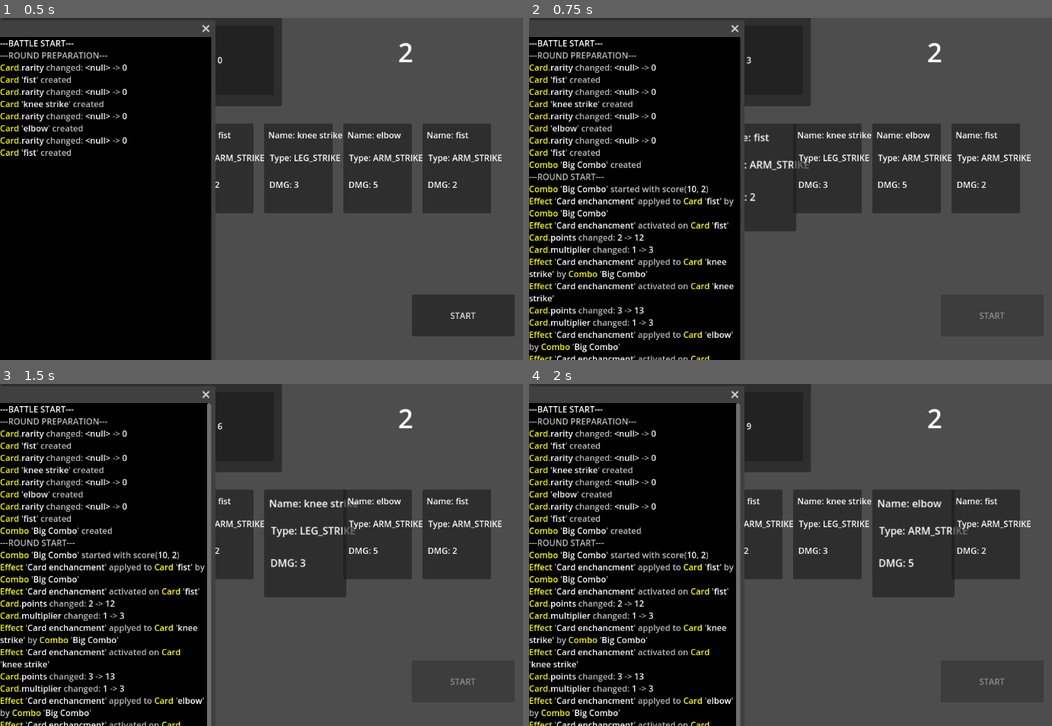
Above: before the commit, frames 1-4 (two rows, left to right).
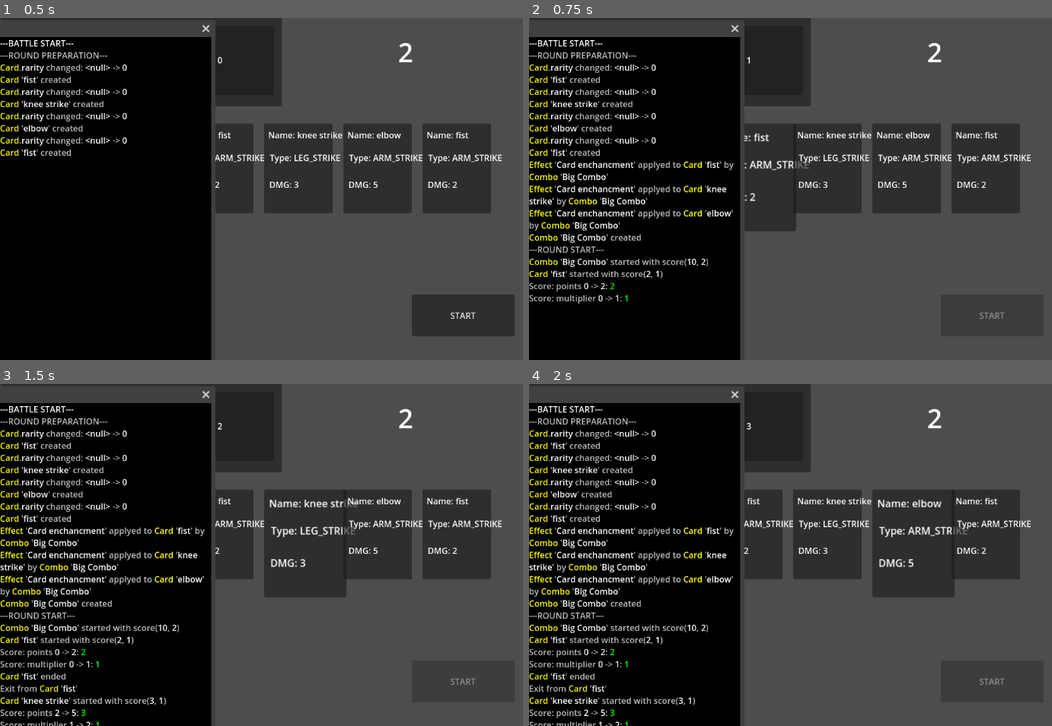
Above: after the commit, the same moments.

Repository: C0ldSt33l/Fighting-Card-Game
Game: Godot game, scene res://test_scene.tscn
Two runs of this game, one before a commit and one after it. Both use one fixed random seed, a clock stepped at 60 frames per second and the inputs below.
Inputs:
- Up to frame 1 (0.5 s): no input
- Up to frame 2 (0.75 s): click "START" at 0.5 s
- Up to frame 3 (1.5 s): tap Enter (ui_accept) at 1.25 s
- Up to frame 4 (2 s): tap Enter (ui_accept) at 1.52 s

Frame 1 is identical in both runs. In frame 2, 5.8% of the frame differs, in the area x 0-43%, y 11-100%; in frame 3, 6.8%, in the area x 0-43%, y 5-100%; in frame 4, 6.8%.
Error after the commit: Invalid access to property or key 'effect' on a base object of type 'RefCounted (Combo)'. (res://test_scene.gd:293)

Commit message:
remove extra effect arrays from `Counter`, `Card` and `Combo`

Diff:
--- a/card/card.gd
+++ b/card/card.gd
@@ -71,10 +71,6 @@
 
 ## `Effect.action` should be func with signatoure `(Card) -> void`
 var effects: Array[Effect] = []
-var used_effects: Array[Effect] = []
-
-var input_is_active: bool
-
 
 
 func _ready() -> void:
@@ -115,13 +111,16 @@
 	self.name_label.text = text
 
 
-func add_effect(e: Effect) -> void:
+func bind_effect(e: Effect) -> void:
 	self.effects.append(e)
 
 
+func bind_effect_arr(effs: Array[Effect]) -> void:
+	self.effects.append_array(effs)
+
+
 func reset_effects() -> void:
-	self.effects.append_array(self.used_effects)
-	self.used_effects.clear()
+	pass
 
 
 func is_all_effects_activated() -> bool:
--- a/combo/combo.gd
+++ b/combo/combo.gd
@@ -22,10 +22,7 @@
 	set(val): return
 	get(): return self.cards.size()
 
-var effect: Effect = null
-var effects_from_upgrades: Array[Effect] = []
-var effects: Array[Effect] = []
-var used_effects: Array[Effect] = []
+var effects: Array[Effect]
 
 
 func _init(
@@ -38,16 +35,17 @@
 	for p in props:
 		self[p] = props[p]
 	effect.bind_to(self)
-	self.effect = effect
 	self.cards.append_array(cards)
+	if effect.target_type == Effect.TARGET_TYPE.BATTLE_CARD:
+		for c in cards:
+			var e := effect.clone()
+			e.set_target(c)
+			self.bind_effect(e)
+	else:
+		# BUG: will cause error if target is not set
+		self.bind_effect(effect)
 
 	Events.obj_created.emit(self)
-
-
-func apply_effect_to_cards() -> void:
-	for c in self.cards:
-		var e := self.effect.clone()
-		Game.battle.apply_effect(e, c)
 
 
 func count_card_by_tag(tag: String) -> int:
@@ -72,9 +70,16 @@
 	self.effects_from_upgrades.append(e)
 
 
+func bind_effect(e: Effect) -> void:
+	self.effects.append(e)
+
+
+func bind_effect_arr(effs: Array[Effect]) -> void:
+	self.effects.append_array(effs)
+
+
 func reset_effects() -> void:
-	self.effects.append_array(self.used_effects)
-	self.used_effects.clear()
+	pass
 
 
 func is_all_effects_activated() -> bool:
--- a/counter/counter.gd
+++ b/counter/counter.gd
@@ -21,9 +21,6 @@
 @onready var round_score: int = 0 :
 	set = set_round_score
 @onready var total_score: int = 0
-
-var effects: Array[Effect] = []
-var used_effects: Array[Effect] = []
 
 
 func _ready() -> void:
@@ -66,10 +63,6 @@
 	self.multiplier -= mult
 
 
-func add_effect(e: Effect) -> void:
-	self.effects.append(e)
-
-
 func show_score_panel() -> void:
 	self.score_panel.show()
 	self.round_score_panel.hide()
--- a/test_scene.gd
+++ b/test_scene.gd
@@ -28,6 +28,7 @@
 var used_effects: Array[Effect]= []
 
 # If `true` allow to play card by pressing `Enter` or `Space`
+# TODO: move to config file
 var is_turn_based_mode := true
 
 enum BATTLE_STAGE {
